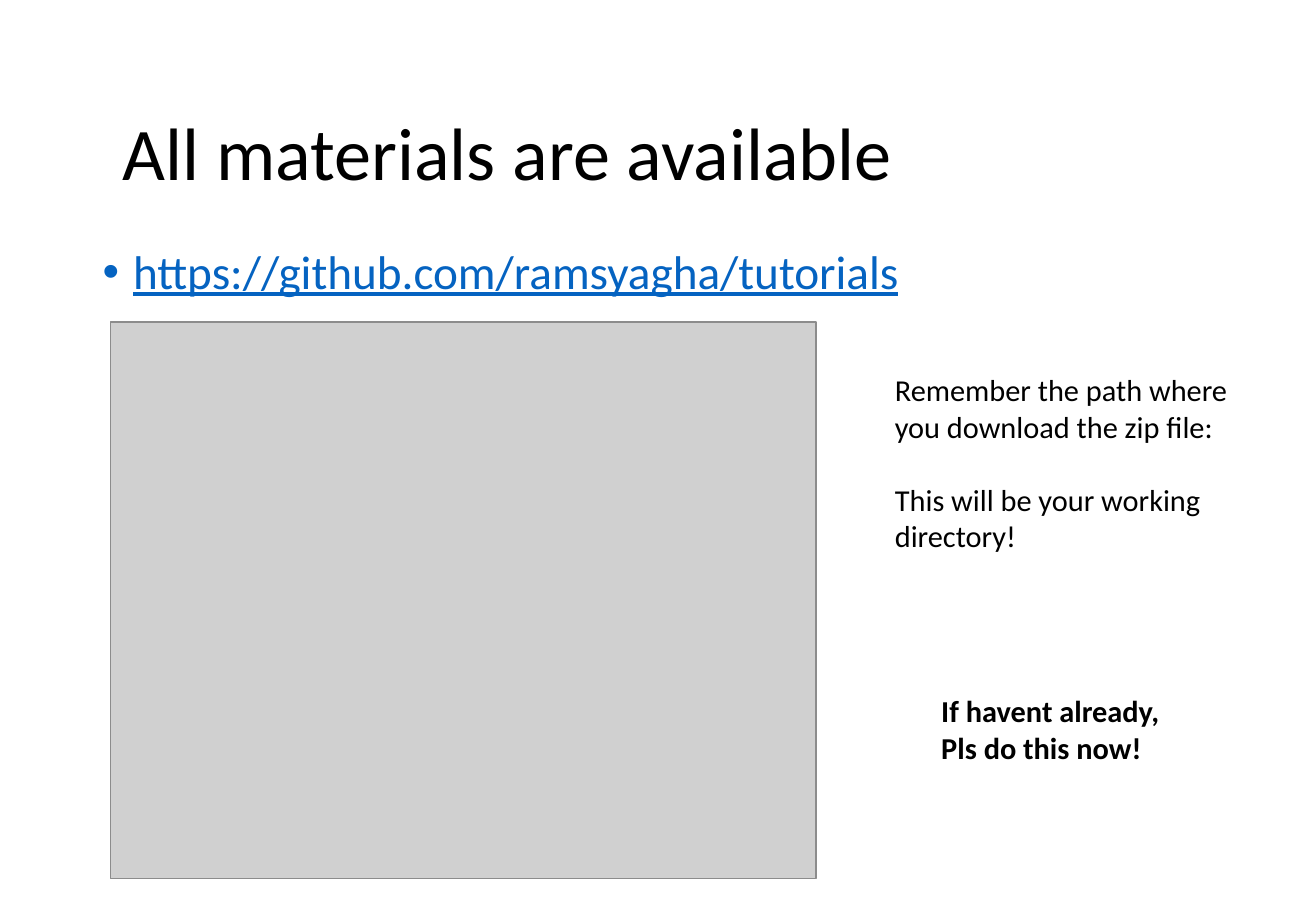
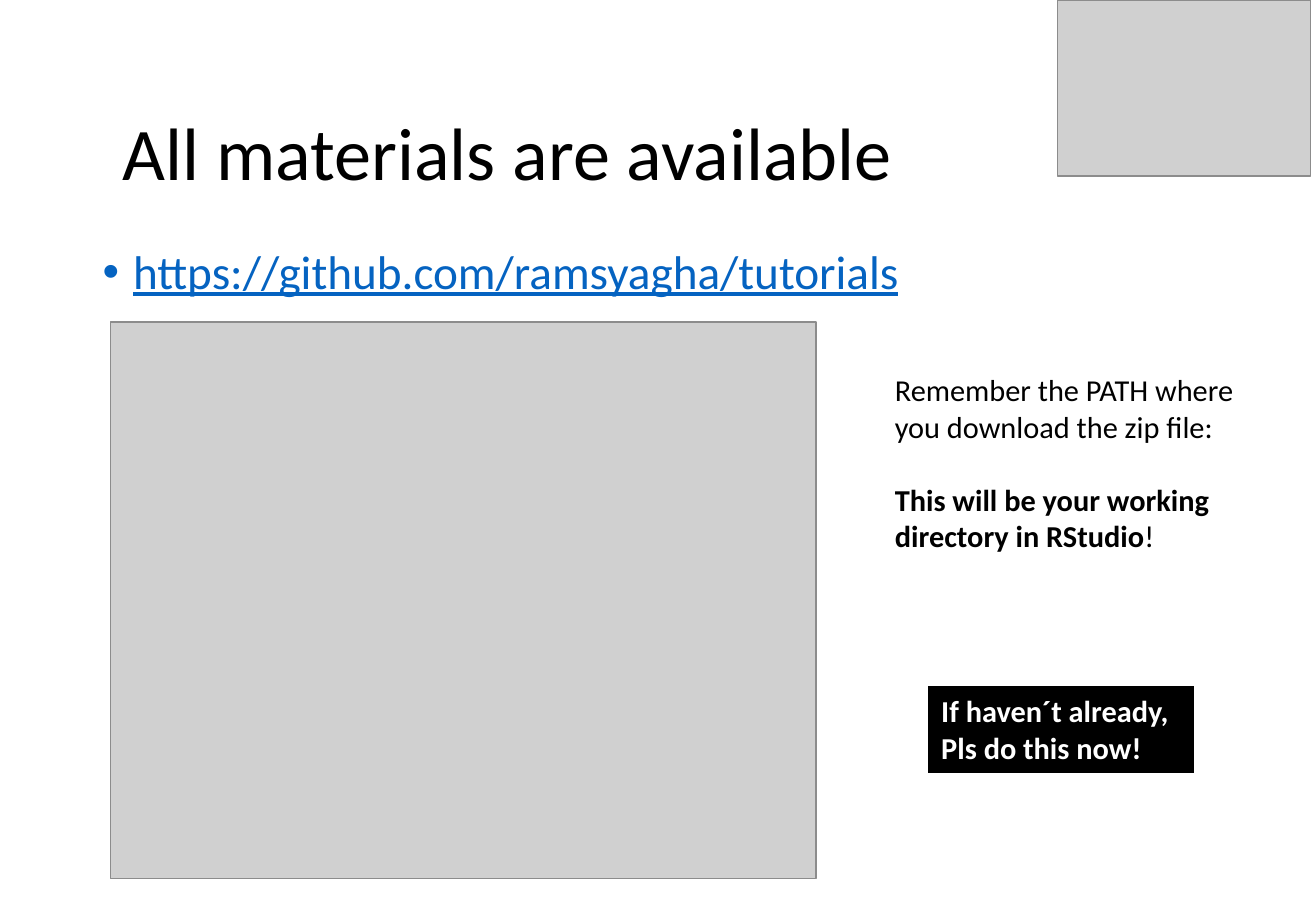
Before and after one commit to ramsyagha/tutorials, a slide deck: slide 7 of Lectures/1_Introduction to R.pptx (slide 5 before the commit). Drawn at 1316x911 pixels with LibreOffice and Linux fonts; fonts in the diff are those of the drawing; grey boxes stand for pictures. Boxes give left, top, right and bottom in pixels: in the first picture for what was removed or moved away, otherwise in the second. Text is boxed around its words. In the diff, an @@ line names an element or a change of style, - is before the commit and + after.

```diff
--- a/Lectures/1_Introduction to R.pptx
+++ b/Lectures/1_Introduction to R.pptx
@@ picture added at <box>1058,0,1311,176</box> @@
@@ text at <box>895,380,1233,552</box>: text changed @@
-Remember the path where you download the zip file:
-This will be your working directory!
+Remember the PATH where you download the zip file:
+This will be your working directory in RStudio!
@@ rectangle "If haven´t already,": place and size @@
-rectangle "If haven´t already," at <box>941,700,1159,760</box>
+rectangle "If haven´t already," at <box>930,687,1193,773</box>
@@ rectangle "If haven´t already," at <box>930,687,1193,773</box>: fill none to #000000; outline none to #000000 1 pt @@
@@ text in rectangle at <box>941,700,1169,727</box>: text changed; text colour #000000 to #FFFFFF @@
-If havent already,
+If haven´t already,
@@ text in rectangle at <box>941,737,1141,760</box>: text colour #000000 to #FFFFFF in "Pls do this now!" @@
```
Also in this commit, not shown: 21 other slides changed, 5 slides added, 1 slide removed.
